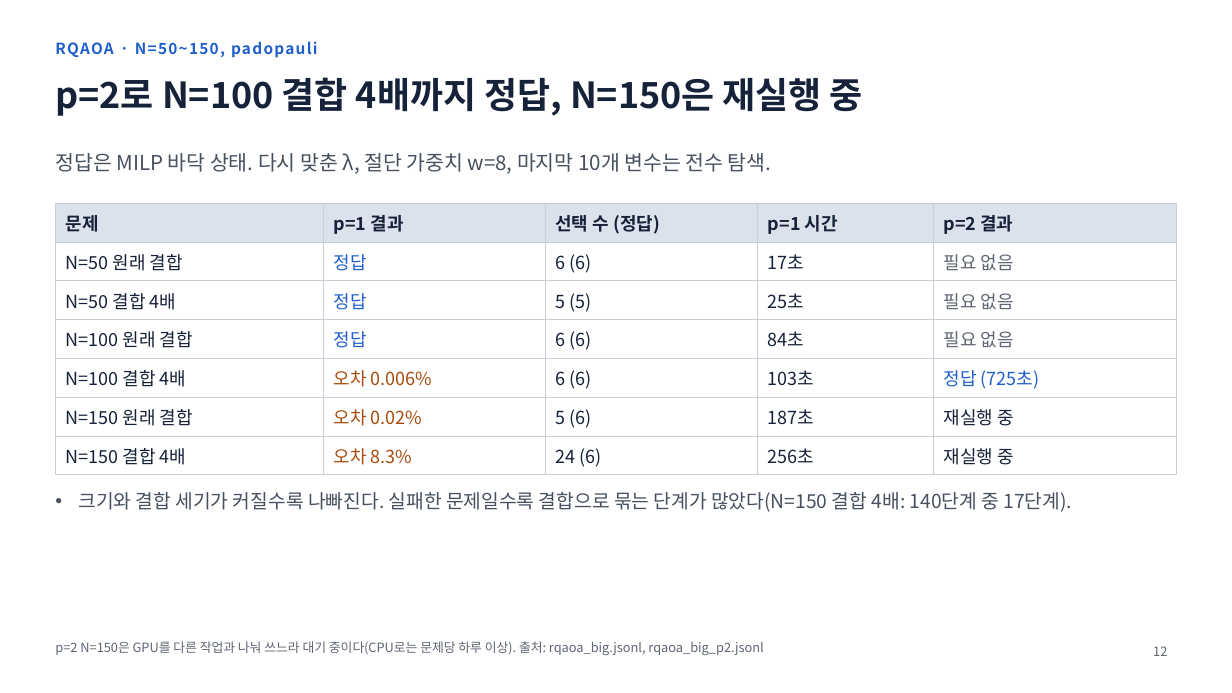
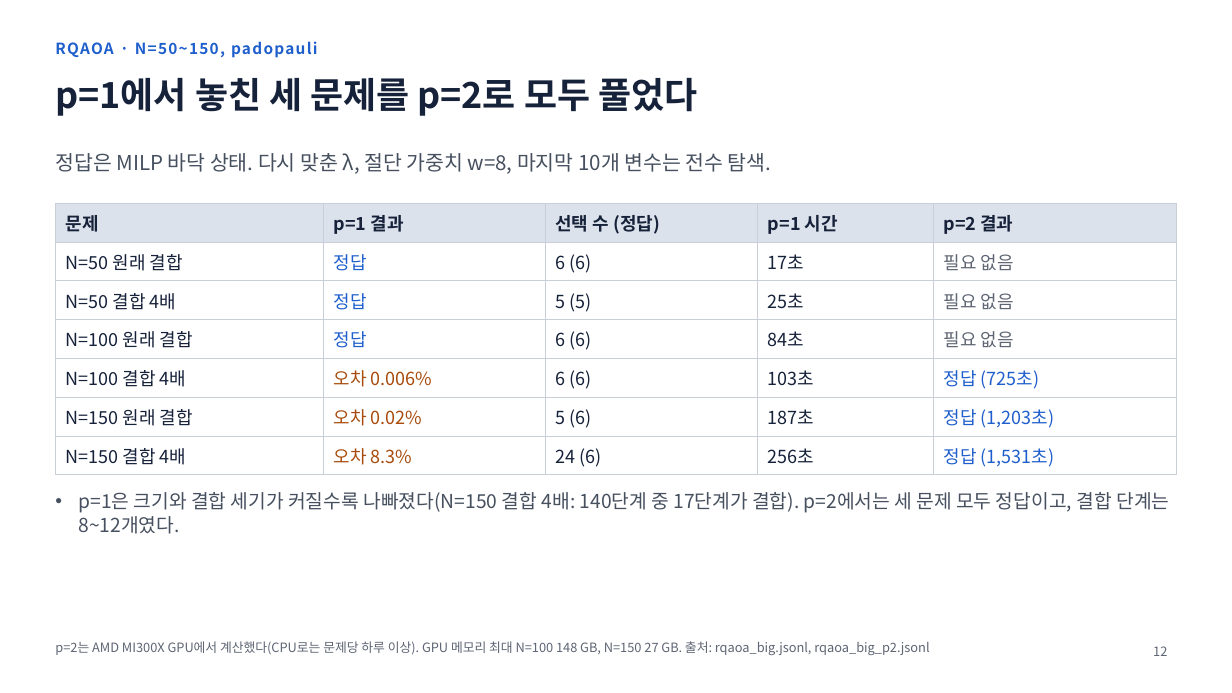
Before and after one commit to 202155570/norma-qaoa, a slide deck: slide 12 of docs/qaoa_research_report_2026-11-19.pptx. Drawn at 1232x693 pixels with LibreOffice and Linux fonts; fonts in the diff are those of the drawing. Boxes give left, top, right and bottom in pixels: in the first picture for what was removed or moved away, otherwise in the second. Text is boxed around its words. In the diff, an @@ line names an element or a change of style, - is before the commit and + after.

```diff
--- a/docs/qaoa_research_report_2026-11-19.pptx
+++ b/docs/qaoa_research_report_2026-11-19.pptx
@@ title at (x1=55, y1=78, x2=697, y2=116): text changed @@
-p=2로 N=100 결합 4배까지 정답, N=150은 재실행 중
+p=1에서 놓친 세 문제를 p=2로 모두 풀었다
@@ table at (x1=55, y1=203, x2=1177, y2=471) @@
-row 6, column 5: 재실행 중
+row 6, column 5: 정답 (1,203초)
-row 7, column 5: 재실행 중
+row 7, column 5: 정답 (1,531초)
@@ text at (x1=79, y1=492, x2=1169, y2=534): text changed @@
-• 크기와 결합 세기가 커질수록 나빠진다. 실패한 문제일수록 결합으로 묶는 단계가 많았다(N=150 결합 4배: 140단계 중 17단계).
+• p=1은 크기와 결합 세기가 커질수록 나빠졌다(N=150 결합 4배: 140단계 중 17단계가 결합). p=2에서는 세 문제 모두 정답이고, 결합 단계는 8~12개였다.
@@ text at (x1=55, y1=641, x2=929, y2=655): text changed @@
-p=2 N=150은 GPU를 다른 작업과 나눠 쓰느라 대기 중이다(CPU로는 문제당 하루 이상). 출처: rqaoa_big.jsonl, rqaoa_big_p2.jsonl
+p=2는 AMD MI300X GPU에서 계산했다(CPU로는 문제당 하루 이상). GPU 메모리 최대 N=100 148 GB, N=150 27 GB. 출처: rqaoa_big.jsonl, rqaoa_big_p2.jsonl
```
Also in this commit, not shown: 3 other slides changed, 6 other files.
